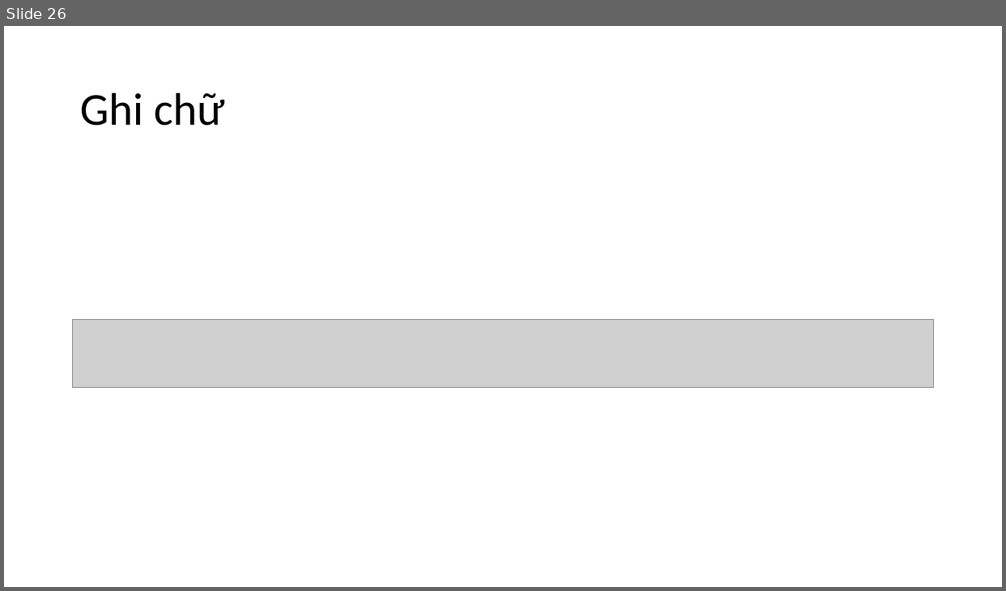
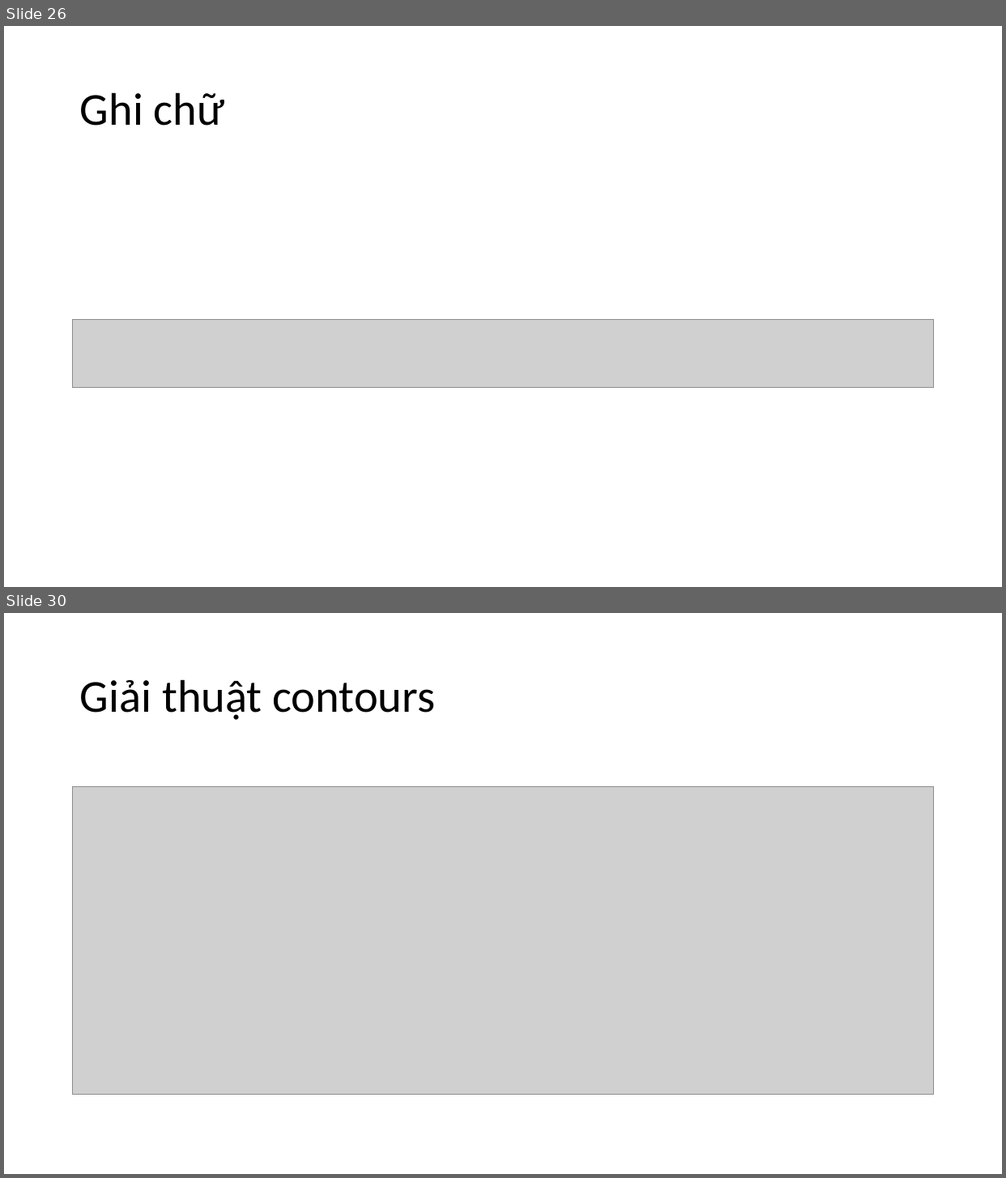
Before and after one commit to levinhhoang16/PyOpenCVCourse, a slide deck: Lecture/OpenCVCoban.pptx. Shown one above the other, each under a label of ours: slide 26 before the commit, slides 26 and 30 after it; the slides between them are not shown. The pictures are 1006x591 and 1006x1178 pixels, drawn with LibreOffice and Linux fonts; fonts in the diff are those of the drawing; grey boxes stand for pictures. Boxes give left, top, right and bottom in pixels: in the first picture for what was removed or moved away, otherwise in the second. Text is boxed around its words. In the diff, an @@ line names an element or a change of style, - is before the commit and + after.

```diff
--- a/Lecture/OpenCVCoban.pptx
+++ b/Lecture/OpenCVCoban.pptx
@@ slide 30 added at (4,613,1002,1174), background #FFFFFF @@
@@ title added at (80,679,436,720), 44 pt, text #000000 @@
+Giải thuật contours
@@ picture added at (73,786,934,1094) @@
```
Also in this commit, not shown: 5 other slides added, 2 other files.
